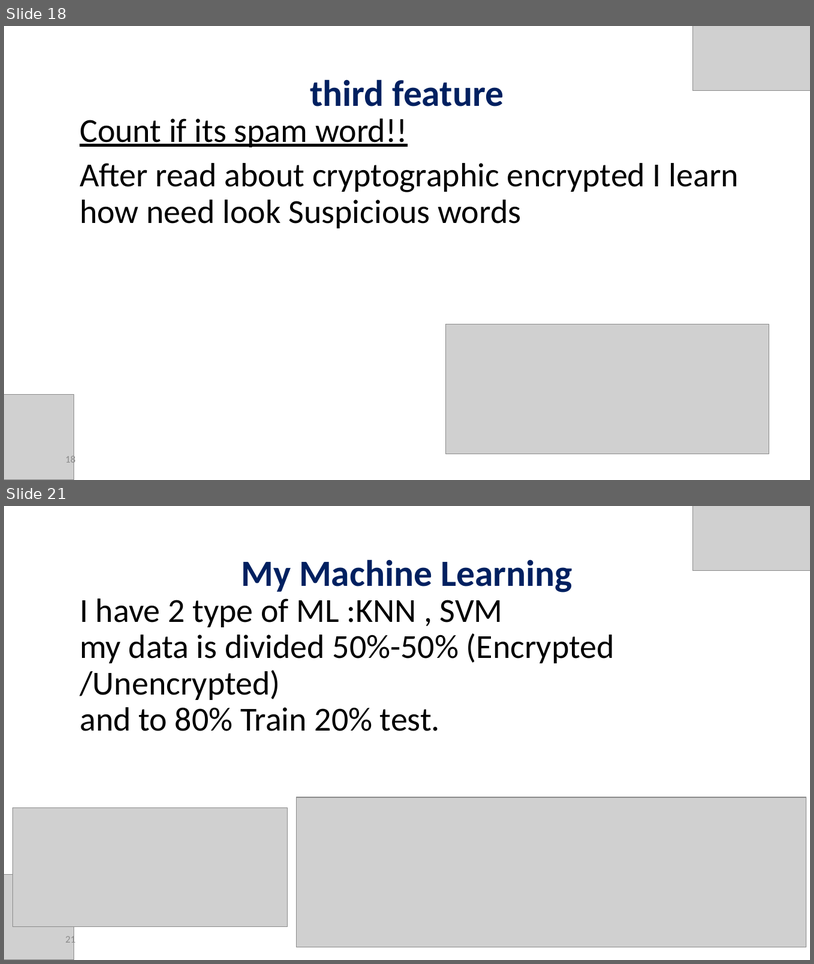
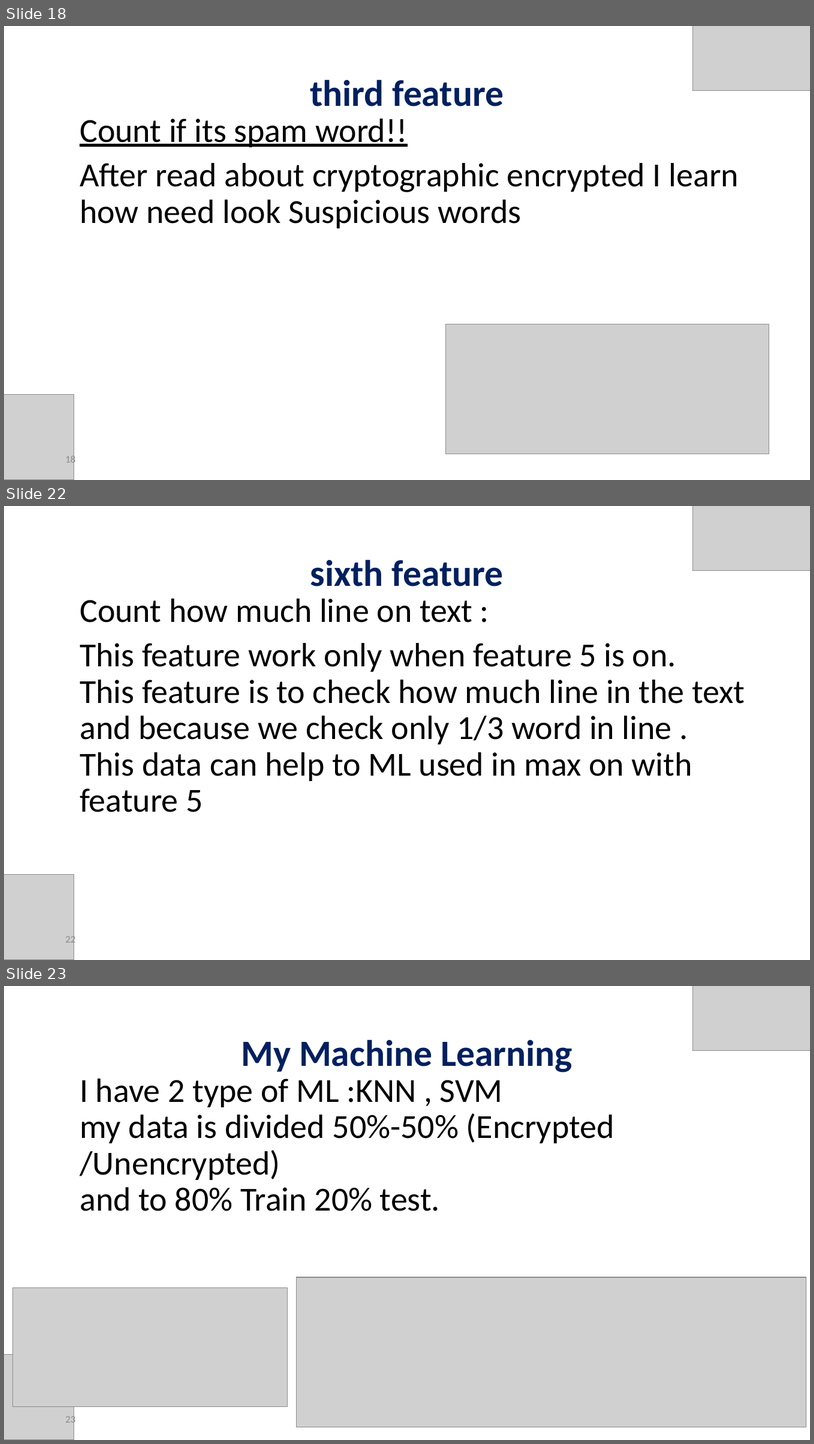
Before and after one commit to orelrahum/Ransomware_Code, a slide deck: Presentation.pptx. Shown one above the other, each under a label of ours: slides 18 and 21 before the commit, slides 18, 22 and 23 after it; the slides between them are not shown. The pictures are 814x964 and 814x1444 pixels, drawn with LibreOffice and Linux fonts; fonts in the diff are those of the drawing; grey boxes stand for pictures. Boxes give left, top, right and bottom in pixels: in the first picture for what was removed or moved away, otherwise in the second. Text is boxed around its words. In the diff, an @@ line names an element or a change of style, - is before the commit and + after.

```diff
--- a/Presentation.pptx
+++ b/Presentation.pptx
@@ slide 22 added at <box>4,506,810,960</box>, background #FFFFFF @@
@@ picture added at <box>693,506,810,571</box> @@
@@ title added at <box>311,559,504,586</box>, 44 pt, text #002060, bold @@
+sixth feature
@@ text added at <box>80,598,745,812</box>, 40 pt, text #000000 @@
+Count how much line on text :
+This feature work only when feature 5 is on.
+This feature is to check how much line in the text
+and because we check only 1/3 word in line .
+This data can help to ML used in max on with feature 5
@@ picture added at <box>4,874,74,960</box> @@
@@ page number added at <box>65,934,75,945</box>, 12 pt, text #8C8C8C @@
+22
@@ what was slide 21 is now slide 23 @@
@@ page number at <box>65,1414,75,1425</box>: text changed @@
-21
+23
```
Also in this commit, not shown: 9 slides changed, 3 other slides added, 1 slide removed, 19 other files.
